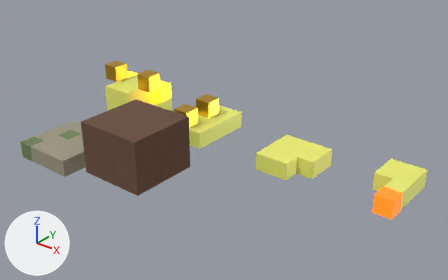
The glTF model art/dragon_kit.glb, before and after one commit.
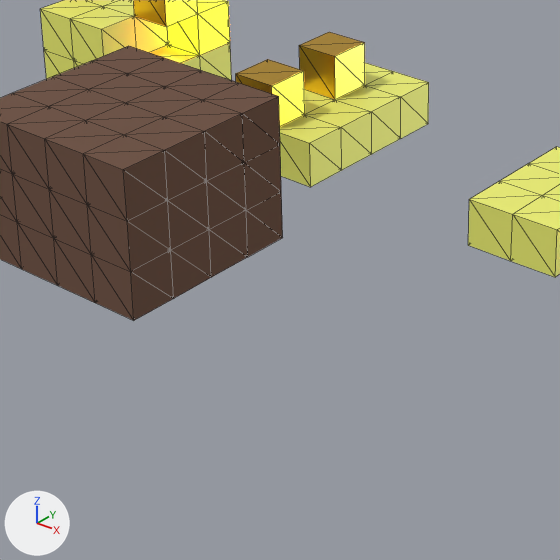
Each version is shown whole from a 50 mm camera at (7.1, -6.63, 4.08) aimed at (2.27, -0.59, 0.33), then close up on the part from 20% to 64% of the width and 30% to 100% of the height. The lights are fixed; the arrows at lower left show +X, +Y and +Z. The first two pictures are the older version. The close-ups show mesh edges as thin lines.

Objects in the first close-up: 'head', 'straight', 'turn', 'wall'.
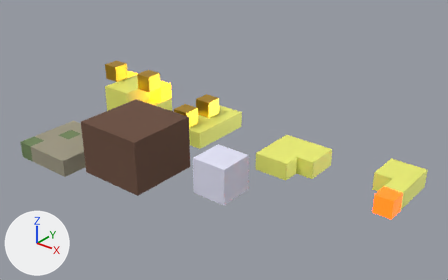
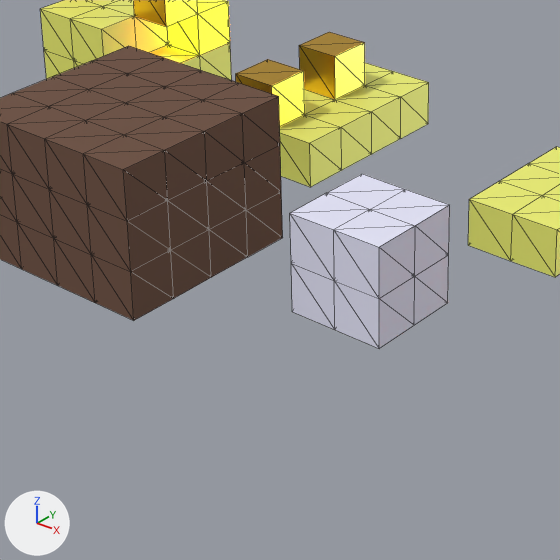
Commit message: Step 1 food logic

Changed parts and their boxes [x1, y1, x2, y2] in the close-ups (560 x 560 px):
'food', added
    after: [290, 174, 450, 348]

The edits, one by one:
Material 'food' (mat_food) is new.
Its base color is (0.791, 0.791, 0.956) (white #e6e6fa).
Its roughness is 0.9.
Mesh me_food is new.
It has 27 vertices, 96 faces and spans x -0.5..0.0, y 0.0..0.5, z 0.0..0.5.
It uses material mat_food (white #e6e6fa).
Object 'food' (ob_food) is new; it shows me_food.
Its location is (3.0, -1.5, 0.0).
